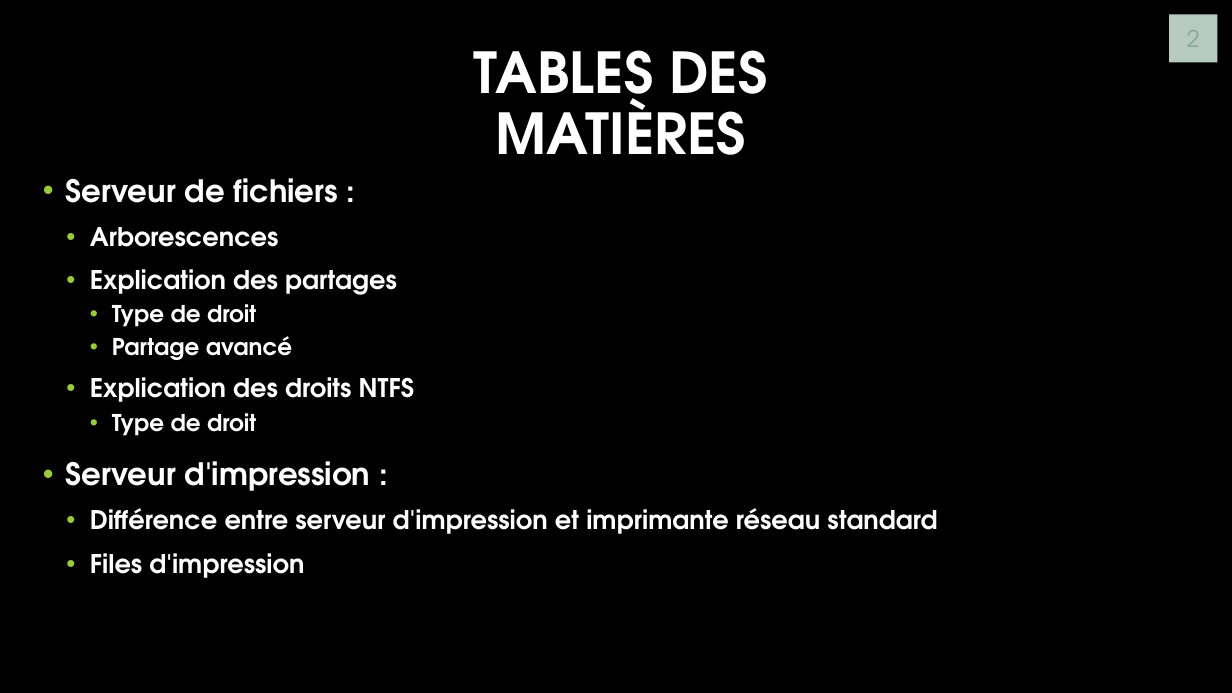
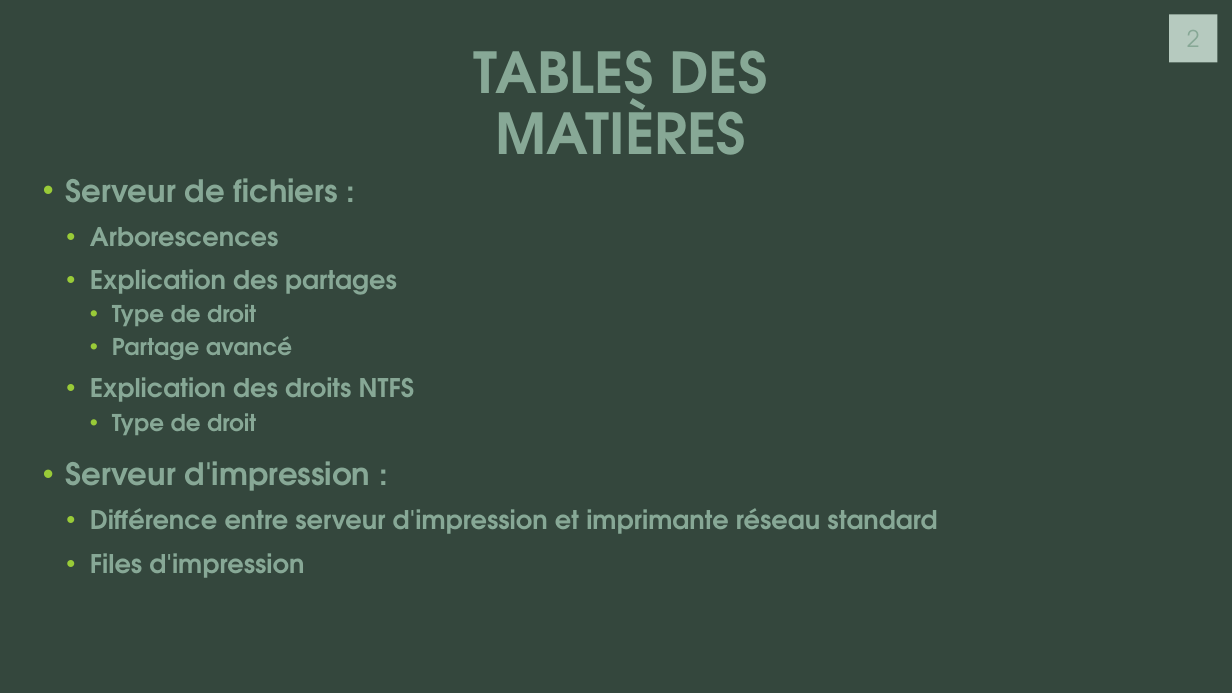
Before and after one commit to J0rg321/Serveur_Fichiers_ICT-123, a slide deck: slide 2 of SERVEUR ET FICHIERS D’IMPRESSION.pptx. Drawn at 1232x693 pixels with LibreOffice and Linux fonts; fonts in the diff are those of the drawing; background and template pictures are left out. Boxes give left, top, right and bottom in pixels: in the first picture for what was removed or moved away, otherwise in the second. Text is boxed around its words. In the diff, an @@ line names an element or a change of style, - is before the commit and + after.

```diff
--- a/SERVEUR ET FICHIERS D’IMPRESSION.pptx
+++ b/SERVEUR ET FICHIERS D’IMPRESSION.pptx
@@ background picture (left out) to #34473D @@
@@ title "TABLES DES MATIÈRES" at box(474, 50, 767, 155): text colour #FFFFFF to #87A896 @@
@@ text "Serveur de fichiers :" at box(66, 178, 937, 578): text colour #FFFFFF to #87A896 @@
```
Also in this commit, not shown: 1 other slide changed, 6 slides added, 3 slides removed.
